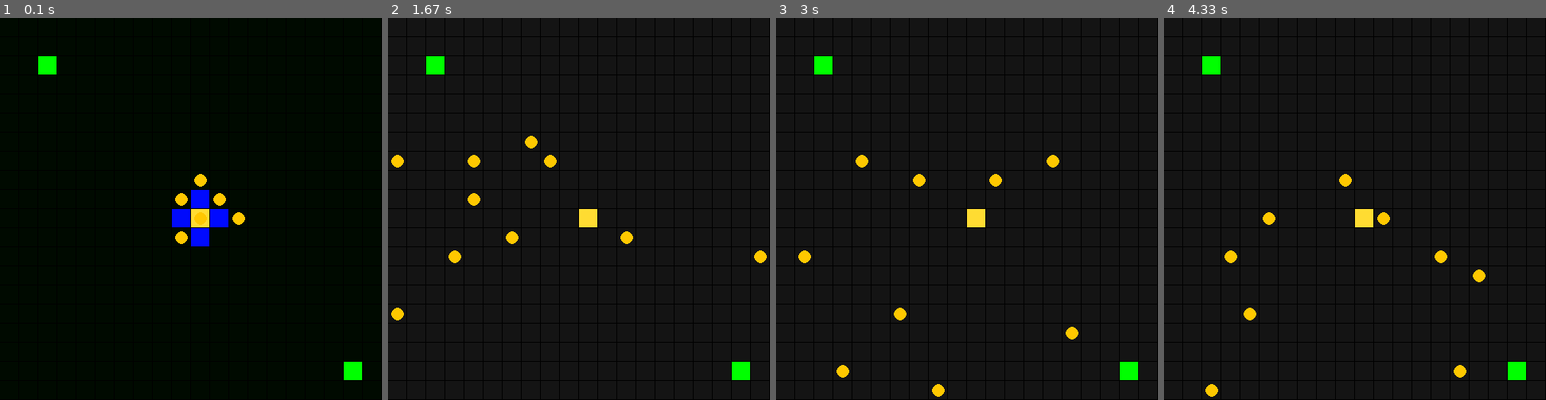
Above: before the commit, frames 1-4 (left to right).
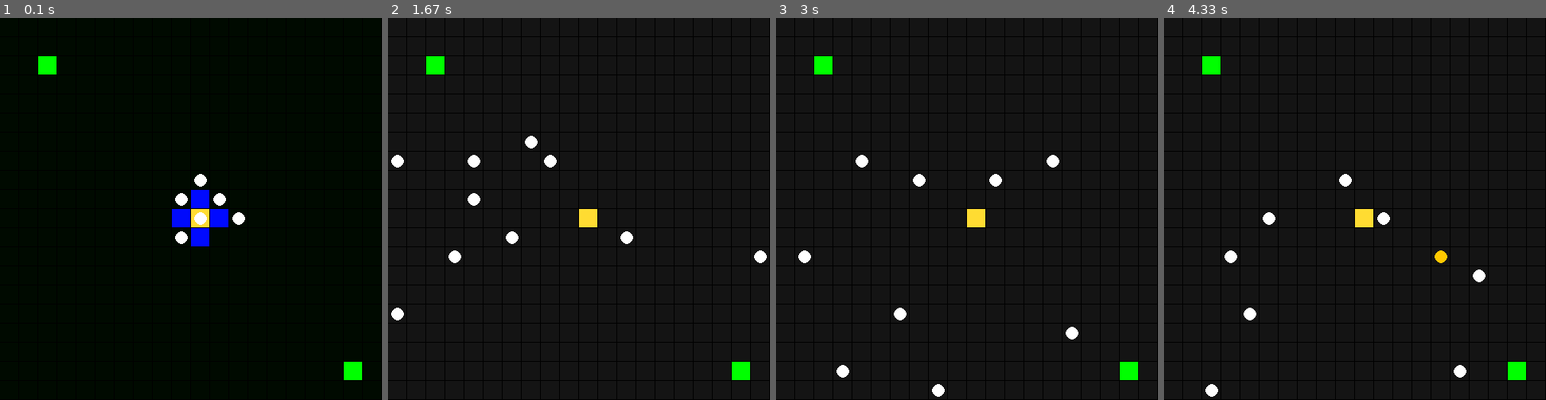
Above: after the commit, the same moments.

Repository: beratmutlu/ant-colony
Game: pygame game, started from main.py
The game is run twice, just before and just after one commit, with the same random seed, the same clock (stepped at 60 frames per second) and the same inputs.
Inputs:
- Up to frame 1 (0.1 s): no input
- Up to frame 2 (1.67 s): tap D at 0.33 s; tap F at 0.67, 1.07, 1.37, 1.57 s
- Up to frame 3 (3 s): tap F at 1.9, 2.2, 2.4, 2.7, 2.97 s
- Up to frame 4 (4.33 s): tap F at 3.3, 3.73, 4.13 s

The runs differ from the first frame. In frame 1, 0.5% of the frame differs, in the area x 45-65%, y 40-60%; in frame 2, 0.8%, in the area x 0-100%, y 30-80%; in frame 3, 0.7%; in frame 4, 0.7%.

Commit message:
tin ant yellow when carrying food

Diff:
--- a/rendering/pygame_renderer.py
+++ b/rendering/pygame_renderer.py
@@ -46,7 +46,7 @@
 
             for ant in self.sim.manager.ants:
                 x, y = ant.cell.pos
-                color = (255, 200, 0) if ant.cell.pos else (255, 255, 255)
+                color = (255, 200, 0) if ant.carrying else (255, 255, 255)
                 pygame.draw.circle(screen, color,
                     (x*CELL + CELL//2, y*CELL + CELL//2), CELL//3)
 
